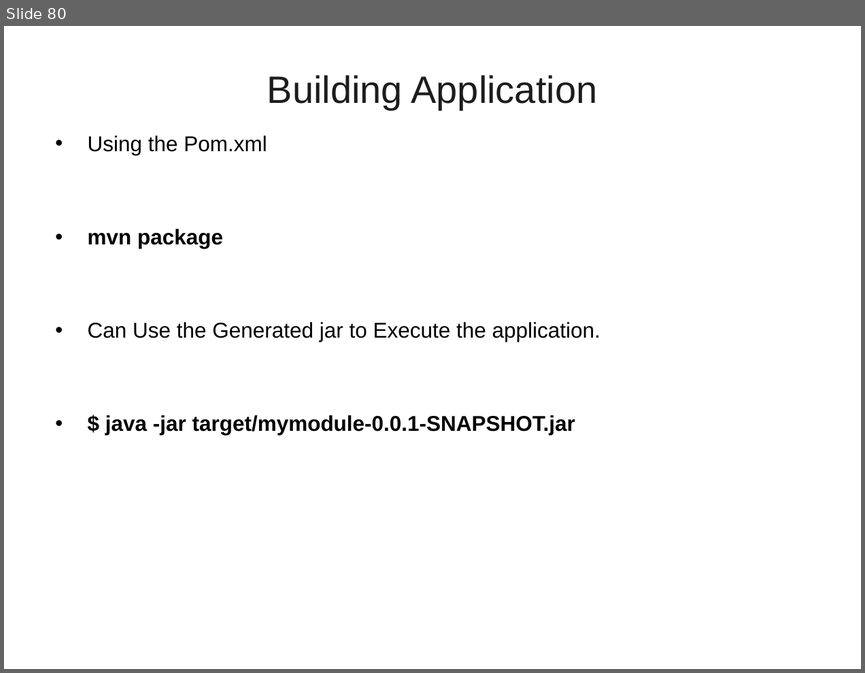
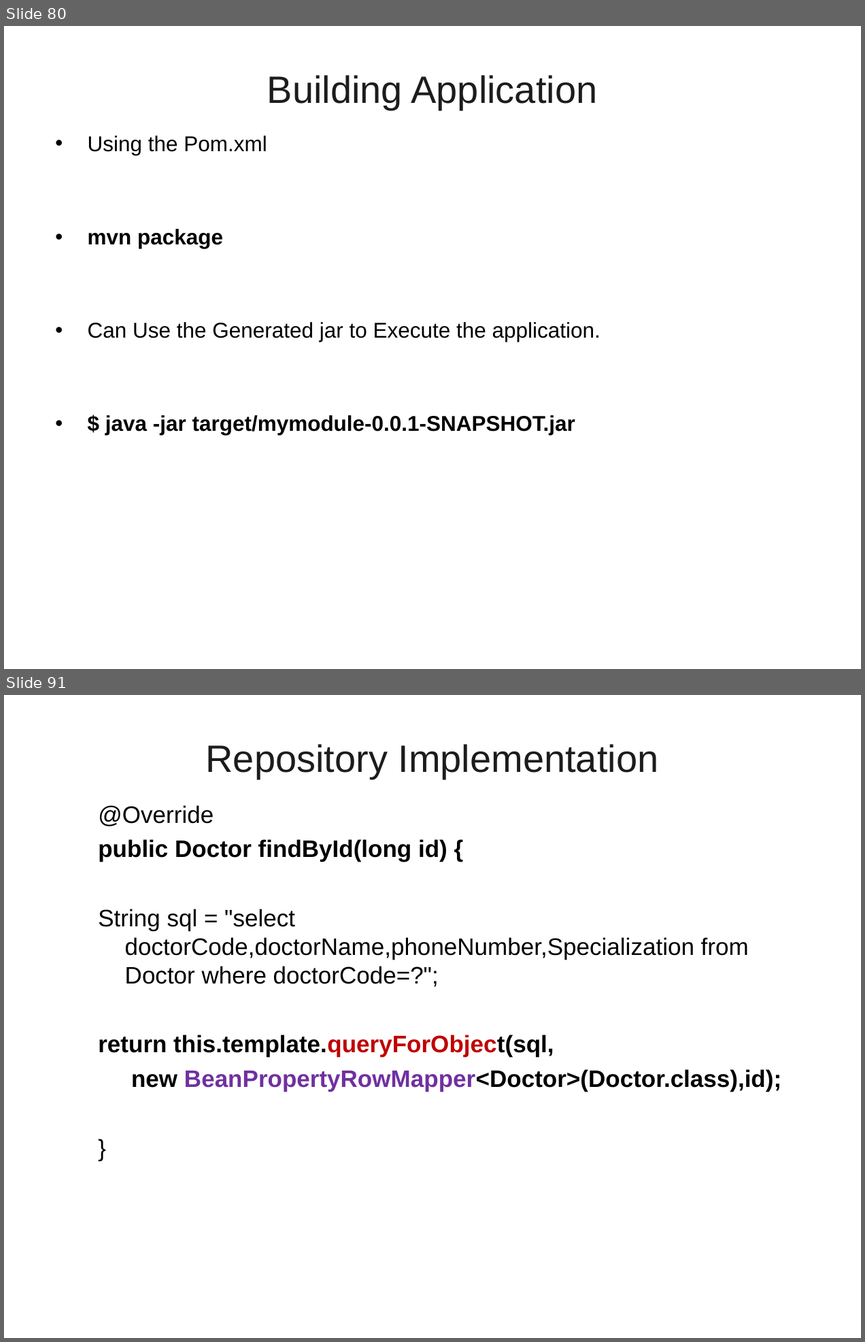
Before and after one commit to vatsanTraining/corejava, a slide deck: SpringBoot_Module1.ppt. Shown one above the other, each under a label of ours: slide 80 before the commit, slides 80 and 91 after it; the slides between them are not shown. The pictures are 865x673 and 865x1342 pixels, drawn with LibreOffice and Linux fonts; fonts in the diff are those of the drawing; background and template pictures are left out. Boxes give left, top, right and bottom in pixels: in the first picture for what was removed or moved away, otherwise in the second. Text is boxed around its words. In the diff, an @@ line names an element or a change of style, - is before the commit and + after.

```diff
--- a/SpringBoot_Module1.ppt
+++ b/SpringBoot_Module1.ppt
@@ slide 91 added at box(4, 695, 861, 1338), background picture (left out) @@
@@ title added at box(206, 744, 659, 779), 32 pt, text #1C1C1C @@
+Repository Implementation
@@ text added at box(98, 805, 781, 1091), 20 pt, text #000000, bold @@
+  @Override
+  public Doctor findById(long id) {
+  String sql = "select doctorCode,doctorName,phoneNumber,Specialization from Doctor where doctorCode=?";
+  return this.template.queryForObject(sql,
+  new BeanPropertyRowMapper<Doctor>(Doctor.class),id);
+  }
```
Also in this commit, not shown: 16 other slides added.
